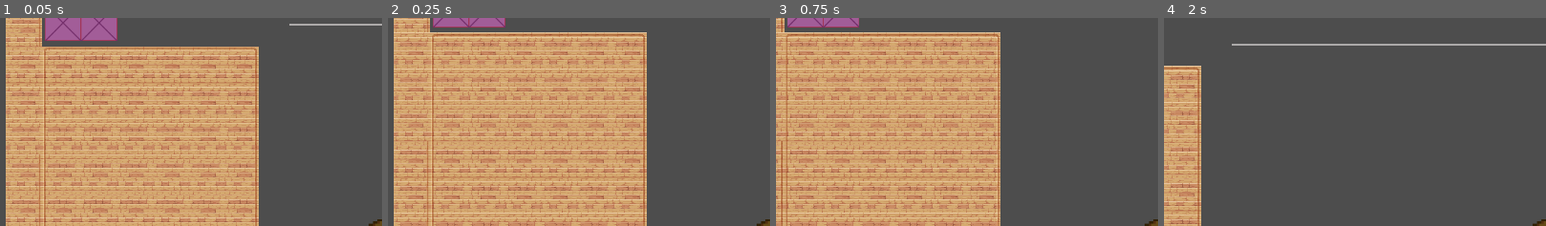
Above: before the commit, frames 1-4 (left to right).
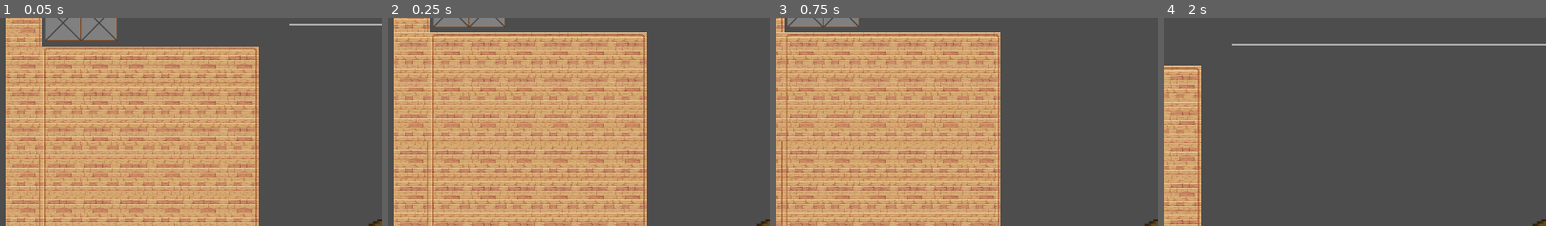
Above: after the commit, the same moments.

Repository: Arti-Dev/LucidNightmaresDemo
Game: Godot game, scene res://scenes/library_1.tscn
Same seed, same stepped clock (60 frames per second), same inputs: the game is played once before the commit and once after it.
Inputs:
- Up to frame 1 (0.05 s): no input
- Up to frame 2 (0.25 s): no input
- Up to frame 3 (0.75 s): tap Enter at 0.5 s; hold D (PlayerRight) from 0.53 s (still down); tap Q (Q) at 0.6 s
- Up to frame 4 (2 s): keep holding D (PlayerRight); tap Space (PlayerJump) at 0.77, 1.52 s; tap Tab (Tab) at 1.35 s
The pictures show only the part of the screen within x 0-50%, y 0-50%; the shares and areas given below are measured in that part.

The runs differ from the first frame. In frame 1, 2.1% of the frame differs, in the area x 11-31%, y 0-12%; in frame 2, 0.9%; in frame 3, 0.9%; in frame 4, nothing differs.

Commit message:
Make color change with object enable/disable

Diff:
--- a/scenes/free_tile.tscn
+++ b/scenes/free_tile.tscn
@@ -1,29 +1,9 @@
-[gd_scene load_steps=12 format=3 uid="uid://c5fwpb217arma"]
+[gd_scene load_steps=10 format=3 uid="uid://c5fwpb217arma"]
 
 [ext_resource type="Script" path="res://scripts/free_tile.gd" id="1_lnyvo"]
-[ext_resource type="Texture2D" uid="uid://d032m0wuulela" path="res://assets/pinktile.png" id="2_j04nl"]
 [ext_resource type="PackedScene" uid="uid://df73nfep6qcjo" path="res://scenes/marker.tscn" id="3_cd43f"]
 [ext_resource type="Texture2D" uid="uid://bvefog67vld74" path="res://assets/tile.png" id="3_ehphe"]
 [ext_resource type="PackedScene" uid="uid://cxh7i4lobt6gx" path="res://scenes/telekinetic_controller.tscn" id="5_wo3rm"]
-
-[sub_resource type="SpriteFrames" id="SpriteFrames_aw52p"]
-animations = [{
-"frames": [{
-"duration": 1.0,
-"texture": ExtResource("2_j04nl")
-}],
-"loop": true,
-"name": &"ActiveTile",
-"speed": 5.0
-}, {
-"frames": [{
-"duration": 1.0,
-"texture": ExtResource("3_ehphe")
-}],
-"loop": true,
-"name": &"InactiveTile",
-"speed": 5.0
-}]
 
 [sub_resource type="Animation" id="Animation_pt8w3"]
 length = 0.001
@@ -72,12 +52,12 @@
 collision_mask = 25
 script = ExtResource("1_lnyvo")
 
-[node name="AnimatedSprite2D" type="AnimatedSprite2D" parent="."]
-sprite_frames = SubResource("SpriteFrames_aw52p")
-animation = &"ActiveTile"
+[node name="Sprite2D" type="Sprite2D" parent="."]
+modulate = Color(1, 0.592157, 0.968627, 1)
+texture = ExtResource("3_ehphe")
 
 [node name="AnimationPlayer" type="AnimationPlayer" parent="."]
-root_node = NodePath("../AnimatedSprite2D")
+root_node = NodePath("../Sprite2D")
 libraries = {
 "": SubResource("AnimationLibrary_2skqb")
 }
@@ -107,3 +87,4 @@
 
 [connection signal="area_entered" from="Area2D" to="." method="_on_area_2d_area_entered"]
 [connection signal="area_exited" from="Area2D" to="." method="_on_area_2d_area_exited"]
+[connection signal="on_set_enabled" from="TelekineticController" to="." method="_on_telekinetic_controller_on_set_enabled"]
--- a/scenes/telekinetic_path_platform.tscn
+++ b/scenes/telekinetic_path_platform.tscn
@@ -1,7 +1,7 @@
 [gd_scene load_steps=6 format=3 uid="uid://buc8o5r408v7d"]
 
 [ext_resource type="Script" path="res://scripts/telekinetic_path_platform.gd" id="1_th1uv"]
-[ext_resource type="Texture2D" uid="uid://cayxr0ikh7c6i" path="res://assets/pinkplatform.png" id="2_neobf"]
+[ext_resource type="Texture2D" uid="uid://cujud4bq55vn2" path="res://assets/platform.png" id="2_eug7y"]
 [ext_resource type="PackedScene" uid="uid://df73nfep6qcjo" path="res://scenes/marker.tscn" id="3_76vt5"]
 [ext_resource type="PackedScene" uid="uid://cxh7i4lobt6gx" path="res://scenes/telekinetic_controller.tscn" id="4_bnu63"]
 
@@ -25,9 +25,11 @@
 collision_mask = 7
 
 [node name="Sprite2D" type="Sprite2D" parent="AnimatableBody2D"]
-texture = ExtResource("2_neobf")
+modulate = Color(1, 0.592157, 0.968627, 1)
+texture = ExtResource("2_eug7y")
 
 [node name="CollisionShape2D" type="CollisionShape2D" parent="AnimatableBody2D"]
+visible = false
 shape = SubResource("RectangleShape2D_pn0ws")
 
 [node name="Marker" parent="AnimatableBody2D" instance=ExtResource("3_76vt5")]
@@ -39,3 +41,5 @@
 
 [node name="TelekineticController" parent="AnimatableBody2D" node_paths=PackedStringArray("marker") instance=ExtResource("4_bnu63")]
 marker = NodePath("../Marker")
+
+[connection signal="on_set_enabled" from="AnimatableBody2D/TelekineticController" to="." method="_on_telekinetic_controller_on_set_enabled"]
--- a/scripts/free_tile.gd
+++ b/scripts/free_tile.gd
@@ -1,6 +1,6 @@
 extends CharacterBody2D
 
-@onready var sprite: AnimatedSprite2D = $AnimatedSprite2D
+@onready var sprite: Sprite2D = $Sprite2D
 @onready var animationPlayer: AnimationPlayer = $AnimationPlayer
 @onready var teleController: TelekineticController = $TelekineticController
 
@@ -19,7 +19,6 @@
 	teleController.addControl("Right Arrow", "Move tile right")
 	teleController.addControl("Down Arrow", "Move tile down")
 	teleController.addControl("Up Arrow", "Move tile up")
-	sprite.play("ActiveTile")
 
 # Called every frame. 'delta' is the elapsed time since the previous frame.
 func _physics_process(delta: float) -> void:
@@ -62,13 +61,13 @@
 	burnedOut = true
 	teleController.set_selected(false)
 	teleController.set_enabled(false)
-	sprite.play("InactiveTile")
+	sprite.modulate = Color("ffffff")
 
 func recover():
 	teleController.set_enabled(true)
 	burnedOut = false
 	velocity = Vector2.ZERO
-	sprite.play("ActiveTile")
+	sprite.modulate = TelekineticController.spriteModulationColor
 	animationPlayer.stop()
 
 func _on_area_2d_area_entered(area: Area2D) -> void:
@@ -78,3 +77,10 @@
 func _on_area_2d_area_exited(area: Area2D) -> void:
 	if area.name == Player.floor_area_name:
 		playerStandingOn = false
+
+
+func _on_telekinetic_controller_on_set_enabled(is_enabled: bool) -> void:
+	if is_enabled:
+		sprite.modulate = TelekineticController.spriteModulationColor
+	else:
+		sprite.modulate = Color("ffffff")
--- a/scripts/telekinetic_controller.gd
+++ b/scripts/telekinetic_controller.gd
@@ -1,5 +1,7 @@
 extends Node
 class_name TelekineticController
+
+signal on_set_enabled(is_enabled: bool)
 
 var is_selected: bool = false
 @export var is_enabled: bool = true
@@ -8,13 +10,15 @@
 # Vector2 is a primitive type. If you don't want the parent body to respawn, set this to Vector2.ZERO
 var respawnLocation = Vector2.ZERO
 
+static var spriteModulationColor = Color("ff97f7")
+
 func _ready() -> void:
 	add_to_group("TelekineticControllers")
 
 
 func set_enabled(boo: bool):
 	is_enabled = boo
-	# todo - fire signals that parent nodes can connect to here
+	on_set_enabled.emit(boo)
 
 func set_selected(boo: bool):
 	is_selected = boo
--- a/scripts/telekinetic_path_platform.gd
+++ b/scripts/telekinetic_path_platform.gd
@@ -1,6 +1,7 @@
 extends Path2D
 
 @onready var animBody = $AnimatableBody2D
+@onready var sprite = $AnimatableBody2D/Sprite2D
 @onready var marker = $AnimatableBody2D/Marker
 @onready var teleController: TelekineticController = $AnimatableBody2D/TelekineticController
 @onready var line: Line2D = $Line2D
@@ -33,3 +34,9 @@
 		pathFollow.loop = false
 		pathFollow.progress -= returnToOriginalLocationSpeed * delta
 		pathFollow.loop = loop
+
+func _on_telekinetic_controller_on_set_enabled(is_enabled: bool) -> void:
+	if is_enabled:
+		sprite.modulate = TelekineticController.spriteModulationColor
+	else:
+		sprite.modulate = Color("ffffff")
Binary file removed: assets/pinkplatform.png
Not shown, removed: assets/pinkplatform.png.import
Binary file removed: assets/pinktile.png
Not shown, removed: assets/pinktile.png.import
